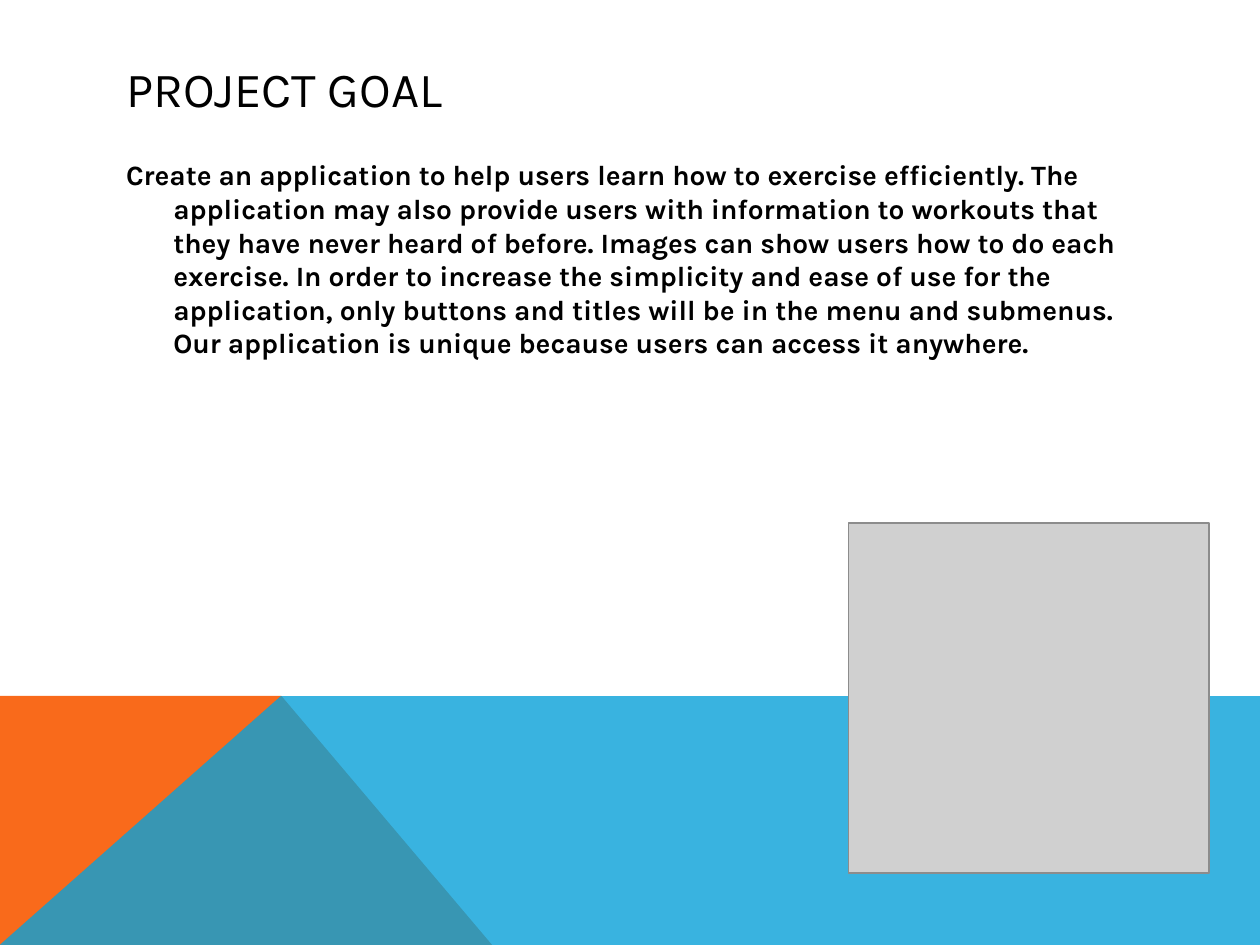
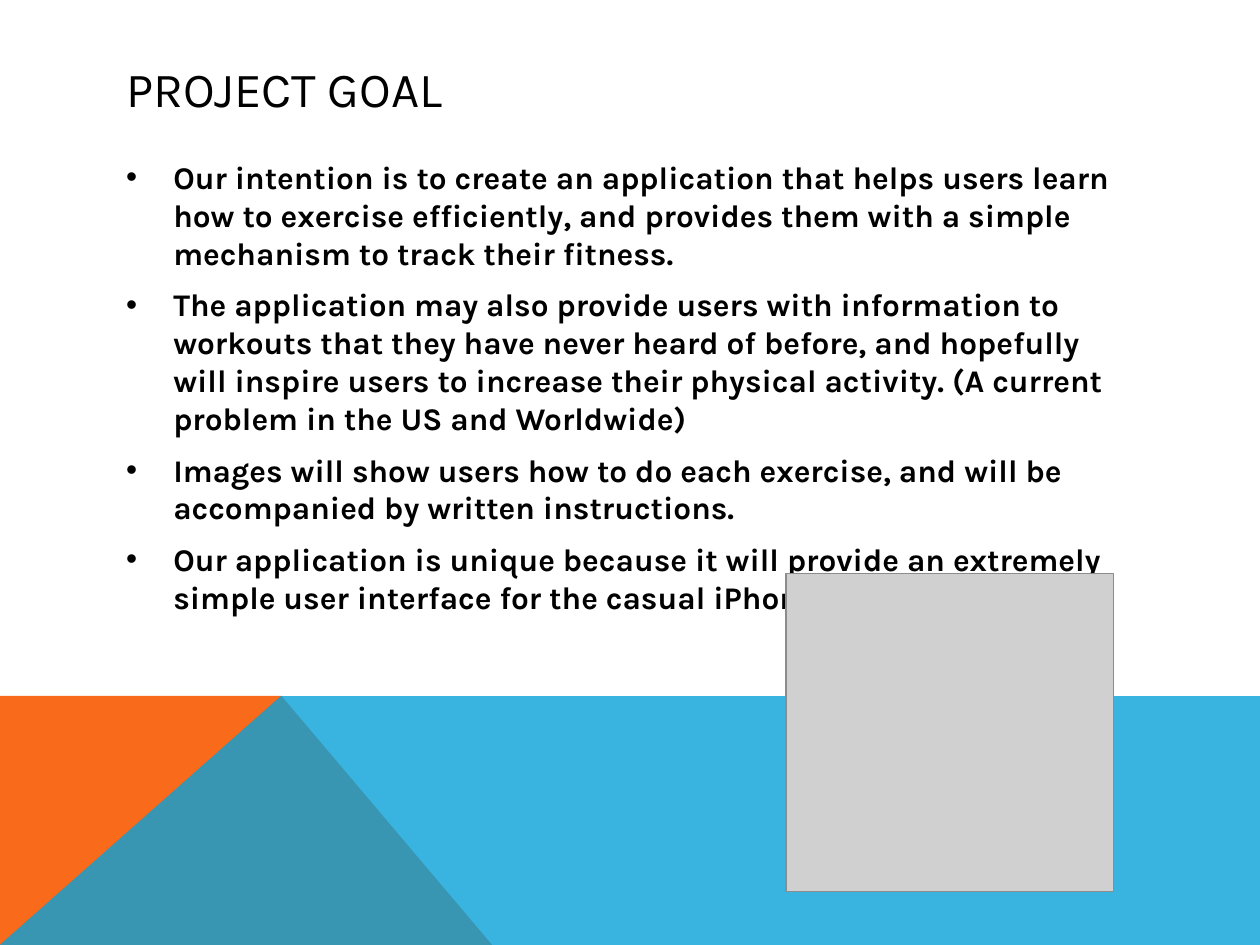
Before and after one commit to mea36/duca2012_group5, a slide deck: slide 2 of PrototypeDemoCurtis314.pptx. Drawn at 1260x945 pixels with LibreOffice and Linux fonts; fonts in the diff are those of the drawing; grey boxes stand for pictures. Boxes give left, top, right and bottom in pixels: in the first picture for what was removed or moved away, otherwise in the second. Text is boxed around its words. In the diff, an @@ line names an element or a change of style, - is before the commit and + after.

```diff
--- a/PrototypeDemoCurtis314.pptx
+++ b/PrototypeDemoCurtis314.pptx
@@ text at [173, 166, 1109, 617]: text changed; size 16 to 18 pt @@
-Create an application to help users learn how to exercise efficiently. The application may also provide users with information to workouts that they have never heard of before. Images can show users how to do each exercise. In order to increase the simplicity and ease of use for the application, only buttons and titles will be in the menu and submenus. Our application is unique because users can access it anywhere.
+• Our intention is to create an application that helps users learn how to exercise efficiently, and provides them with a simple mechanism to track their fitness.
+• The application may also provide users with information to workouts that they have never heard of before, and hopefully will inspire users to increase their physical activity. (A current problem in the US and Worldwide)
+• Images will show users how to do each exercise, and will be accompanied by written instructions.
+• Our application is unique because it will provide an extremely simple user interface for the casual iPhone user.
@@ picture: place and size @@
-picture at [848, 523, 1208, 873]
+picture at [786, 573, 1114, 892]
```
Also in this commit, not shown: 4 other slides changed, 2 slides added, 1 other file.
